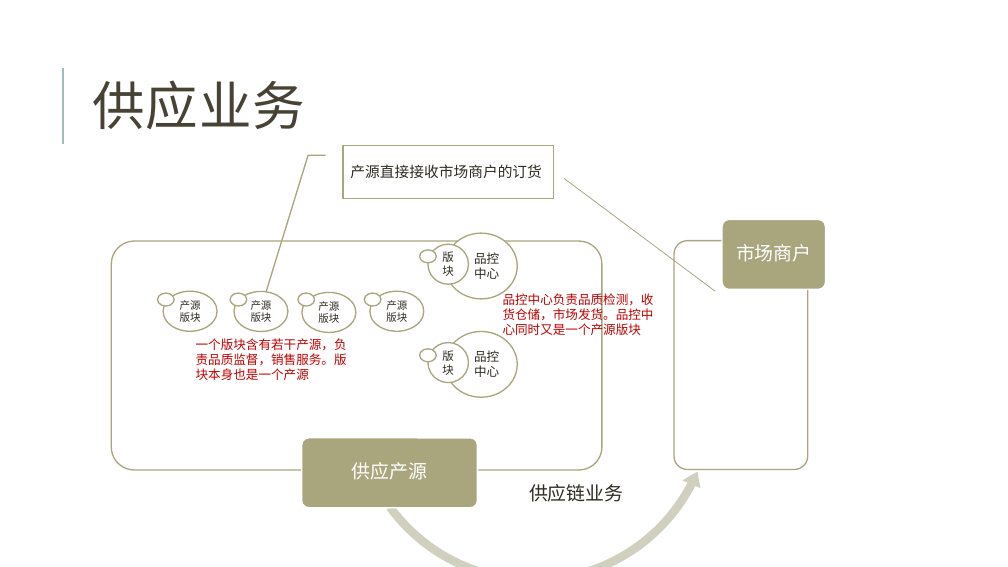
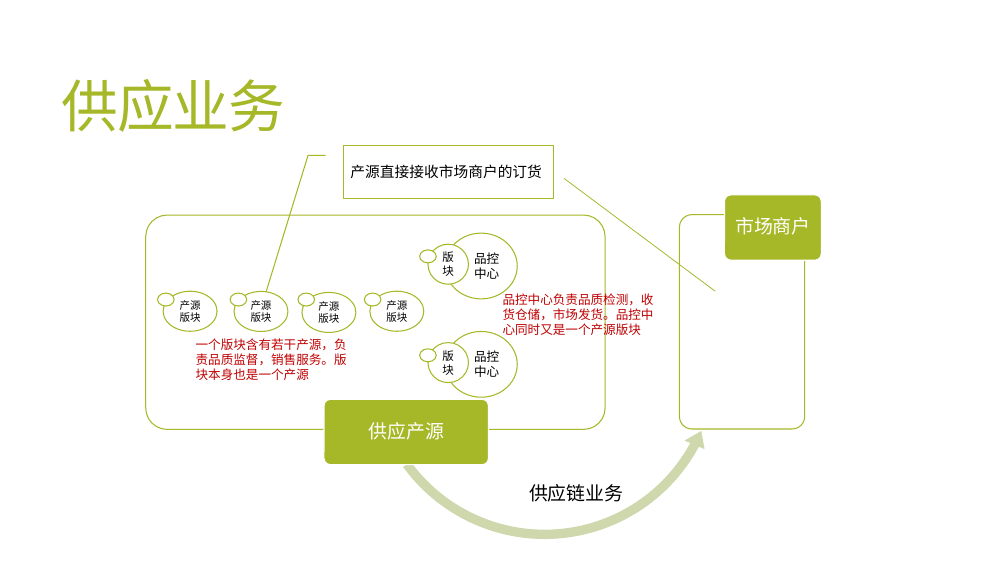
Before and after one commit to jzgi/chainsmart, a slide deck: slide 9 of Docs/品链供销平台.pptx. Drawn at 1008x567 pixels with LibreOffice and Linux fonts; fonts in the diff are those of the drawing. Boxes give left, top, right and bottom in pixels: in the first picture for what was removed or moved away, otherwise in the second. Text is boxed around its words. In the diff, an @@ line names an element or a change of style, - is before the commit and + after.

```diff
--- a/Docs/品链供销平台.pptx
+++ b/Docs/品链供销平台.pptx
@@ title "供应业务": place and size @@
-title "供应业务" at bbox=[92, 80, 305, 130]
+title "供应业务" at bbox=[62, 79, 285, 132]
@@ title "供应业务" at bbox=[62, 79, 285, 132]: size 50 to 54 pt, text colour #474233 to #A6B727, letter spacing 1 to -1.2 pt; line spacing 0.8 to 0.85 @@
@@ line removed from (63, 144) to (63, 68) @@
@@ line (564, 178) - (715, 291): stroke #A9A57C 0.75 pt to #A6B727 0.75 pt @@
@@ left circular arrow: place and size @@
-left circular arrow at bbox=[346, 215, 722, 567]
+left circular arrow at bbox=[364, 183, 726, 545]
@@ left circular arrow at bbox=[364, 183, 726, 545]: fill #D1CFBF to #D0D8AD; proportions changed @@
@@ rounded rectangle: place and size @@
-rounded rectangle at bbox=[722, 219, 826, 289]
+rounded rectangle at bbox=[724, 195, 821, 261]
@@ rounded rectangle at bbox=[724, 195, 821, 261]: fill #A9A57C to #A6B727; outline #FFFFFF 1.25 pt to #FFFFFF 1 pt @@
@@ text "市场商户": place and size @@
-text "市场商户" at bbox=[736, 244, 812, 262]
+text "市场商户" at bbox=[735, 217, 811, 235]
@@ outline #A9A57C 1.25 pt to #A6B727 1 pt in 8 elements at bbox=[230, 293, 247, 306], bbox=[157, 293, 174, 306], bbox=[298, 293, 315, 306], bbox=[364, 293, 381, 306], bbox=[420, 250, 436, 263], bbox=[420, 349, 436, 361], bbox=[680, 215, 805, 429], bbox=[146, 216, 606, 430] @@
@@ rounded rectangle: place and size @@
-rounded rectangle at bbox=[111, 241, 602, 470]
+rounded rectangle at bbox=[146, 216, 606, 430]
@@ rounded rectangle: place and size @@
-rounded rectangle at bbox=[675, 240, 808, 470]
+rounded rectangle at bbox=[680, 215, 805, 429]
@@ text colour #2E2B21 to #000000; outline #A9A57C 1.25 pt to #A6B727 1 pt in 9 elements at bbox=[343, 145, 554, 199], bbox=[234, 291, 288, 331], bbox=[163, 291, 217, 331], bbox=[302, 293, 355, 333], bbox=[370, 291, 423, 331], bbox=[445, 233, 517, 299], bbox=[428, 244, 469, 284], bbox=[445, 331, 517, 397], bbox=[428, 343, 469, 383] @@
@@ rounded rectangle at bbox=[324, 399, 489, 465]: fill #A9A57C to #A6B727; outline #FFFFFF 1.25 pt to #FFFFFF 1 pt @@
@@ rounded rectangle: place and size @@
-rounded rectangle at bbox=[302, 438, 477, 507]
+rounded rectangle at bbox=[324, 399, 489, 465]
@@ text "供应产源": place and size @@
-text "供应产源" at bbox=[352, 462, 428, 480]
+text "供应产源" at bbox=[368, 422, 444, 440]
@@ text "供应链业务" at bbox=[529, 484, 623, 502]: text colour #2E2B21 to #000000 @@
```
Also in this commit, not shown: 31 other slides changed, 4 slides added, 17 other files.
